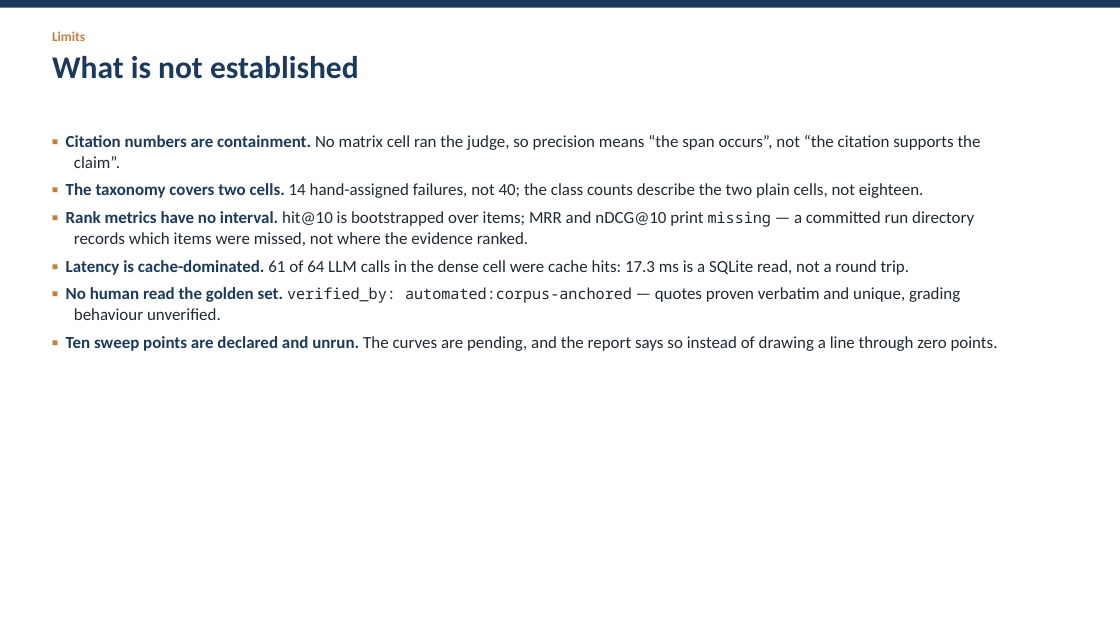
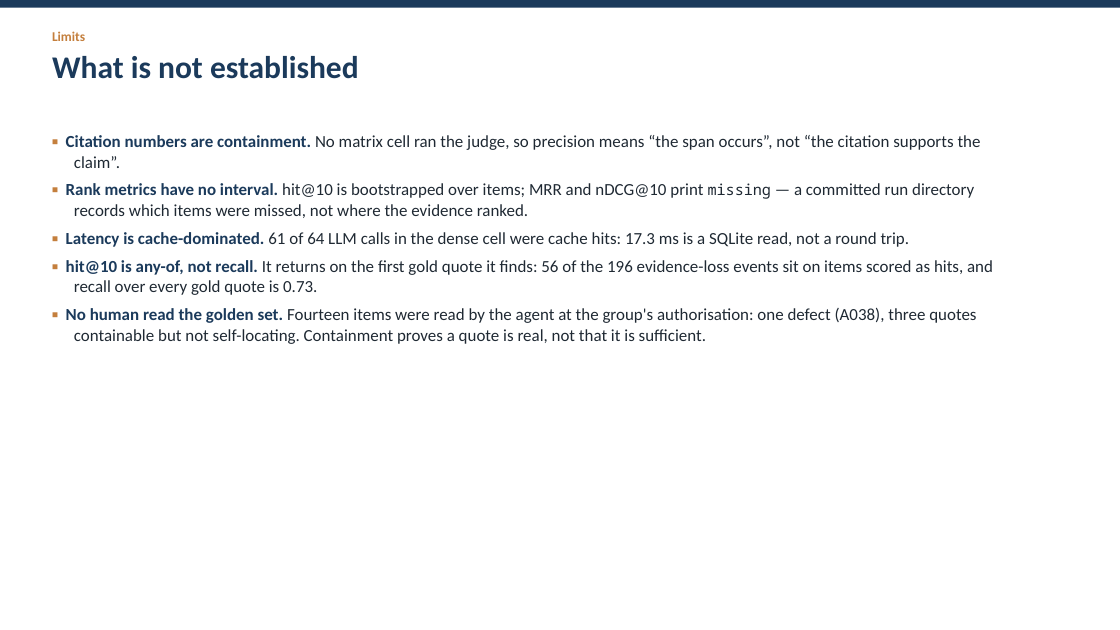
Before and after one commit to JHB11Hinson/cs5481-topic5-rag, a slide deck: slide 14 of reports/slides.pptx (slide 13 before the commit). Drawn at 1120x630 pixels with LibreOffice and Linux fonts; fonts in the diff are those of the drawing. Boxes give left, top, right and bottom in pixels: in the first picture for what was removed or moved away, otherwise in the second. Text is boxed around its words. In the diff, an @@ line names an element or a change of style, - is before the commit and + after.

Commit message:
report(ticket 17): final pass — three sweep curves, the eighteen-cell taxonomy, and the golden audit

```diff
--- a/reports/slides.pptx
+++ b/reports/slides.pptx
@@ text at (66, 183, 924, 198): paragraph removed @@
-▪ The taxonomy covers two cells. 14 hand-assigned failures, not 40; the class counts describe the two plain cells, not eighteen.
@@ text at (66, 260, 993, 344): text changed @@
-▪ No human read the golden set. verified_by: automated:corpus-anchored — quotes proven verbatim and unique, grading behaviour unverified.
-▪ Ten sweep points are declared and unrun. The curves are pending, and the report says so instead of drawing a line through zero points.
+▪ hit@10 is any-of, not recall. It returns on the first gold quote it finds: 56 of the 196 evidence-loss events sit on items scored as hits, and recall over every gold quote is 0.73.
+▪ No human read the golden set. Fourteen items were read by the agent at the group's authorisation: one defect (A038), three quotes containable but not self-locating. Containment proves a quote is real, not that it is sufficient.
```
Also in this commit, not shown: 2 other slides changed, 2 slides added, 1 slide removed, 20 other files.
